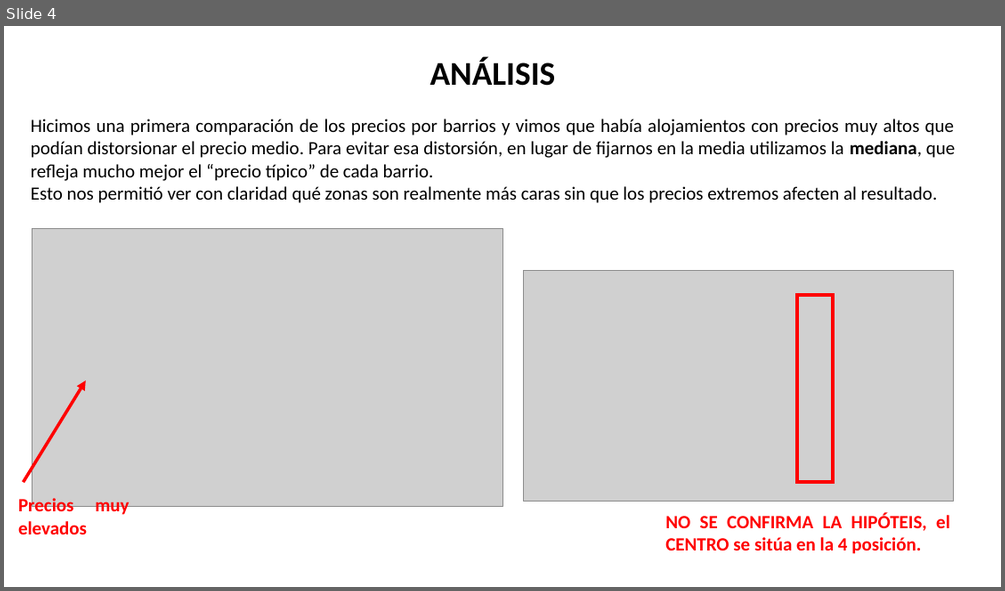
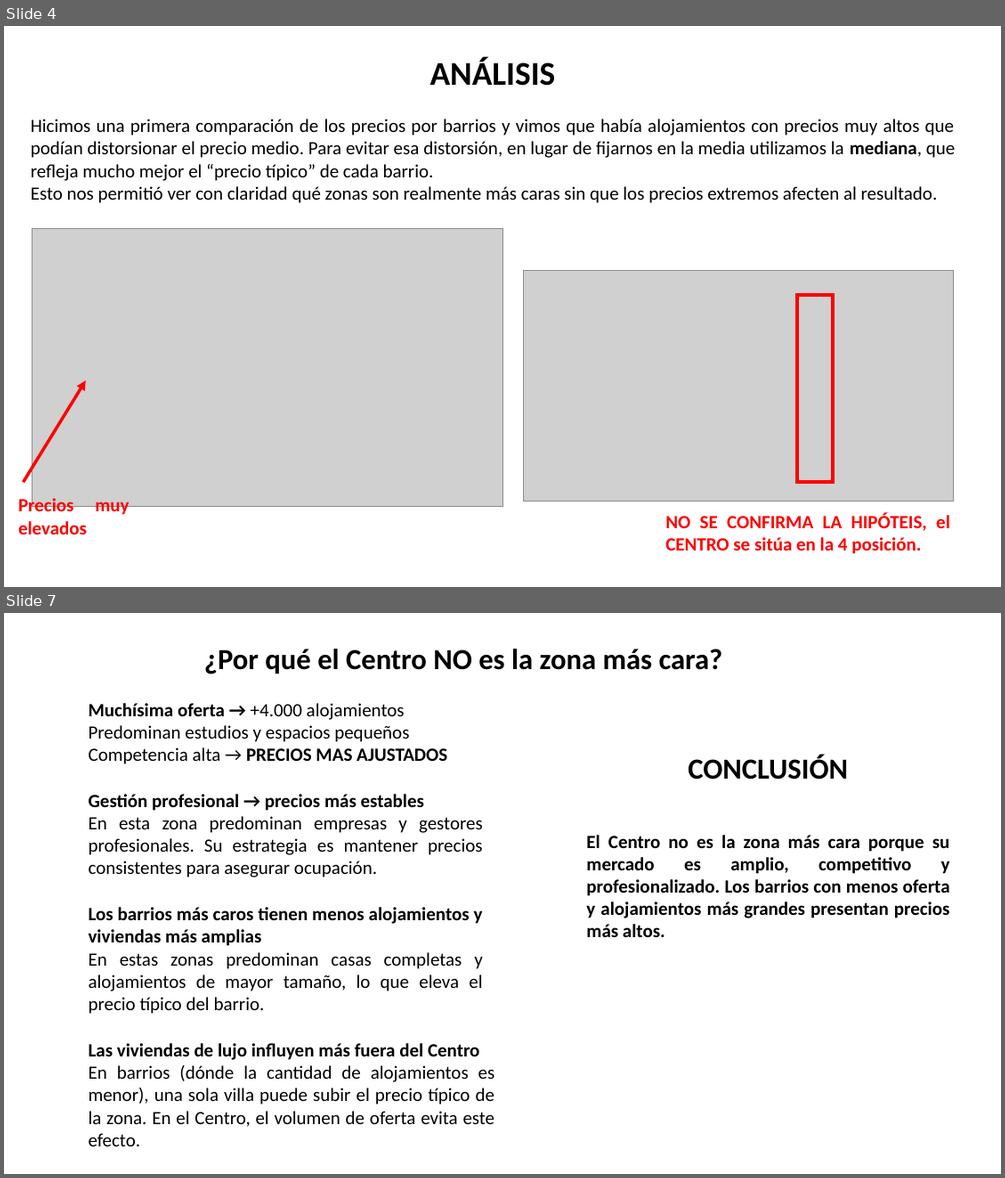
Before and after one commit to MHHsim/Proyect-Break-I, a slide deck: Pendiente/EDA - Alquileres Málaga - 2025.pptx. Shown one above the other, each under a label of ours: slide 4 before the commit, slides 4 and 7 after it; the slides between them are not shown. The pictures are 1005x591 and 1005x1178 pixels, drawn with LibreOffice and Linux fonts; fonts in the diff are those of the drawing; grey boxes stand for pictures. Boxes give left, top, right and bottom in pixels: in the first picture for what was removed or moved away, otherwise in the second. Text is boxed around its words. In the diff, an @@ line names an element or a change of style, - is before the commit and + after.

```diff
--- a/Pendiente/EDA - Alquileres Málaga - 2025.pptx
+++ b/Pendiente/EDA - Alquileres Málaga - 2025.pptx
@@ slide 7 added at box(4, 613, 1001, 1174), background #FFFFFF @@
@@ text added at box(204, 649, 723, 674), 28 pt, text #000000, bold @@
+¿Por qué el Centro NO es la zona más cara?
@@ text added at box(89, 703, 447, 764), 18 pt, text #000000 @@
+Muchísima oferta → +4.000 alojamientos
+Predominan estudios y espacios pequeños
+Competencia alta → PRECIOS MAS AJUSTADOS
@@ text added at box(586, 755, 950, 937), 18 pt, text #000000, bold @@
+CONCLUSIÓN
+El Centro no es la zona más cara porque su mercado es amplio, competitivo y profesionalizado. Los barrios con menos oferta y alojamientos más grandes presentan precios más altos.
@@ text added at box(89, 794, 483, 877), 18 pt, text #000000 @@
+Gestión profesional → precios más estables
+En esta zona predominan empresas y gestores profesionales. Su estrategia es mantener precios consistentes para asegurar ocupación.
@@ text added at box(89, 907, 483, 1013), 18 pt, text #000000 @@
+Los barrios más caros tienen menos alojamientos y viviendas más amplias
+En estas zonas predominan casas completas y alojamientos de mayor tamaño, lo que eleva el precio típico del barrio.
@@ text added at box(89, 1043, 495, 1146), 18 pt, text #000000 @@
+Las viviendas de lujo influyen más fuera del Centro
+En barrios (dónde la cantidad de alojamientos es menor), una sola villa puede subir el precio típico de la zona. En el Centro, el volumen de oferta evita este efecto.
```
Also in this commit, not shown: 4 slides changed, 1 other file.
